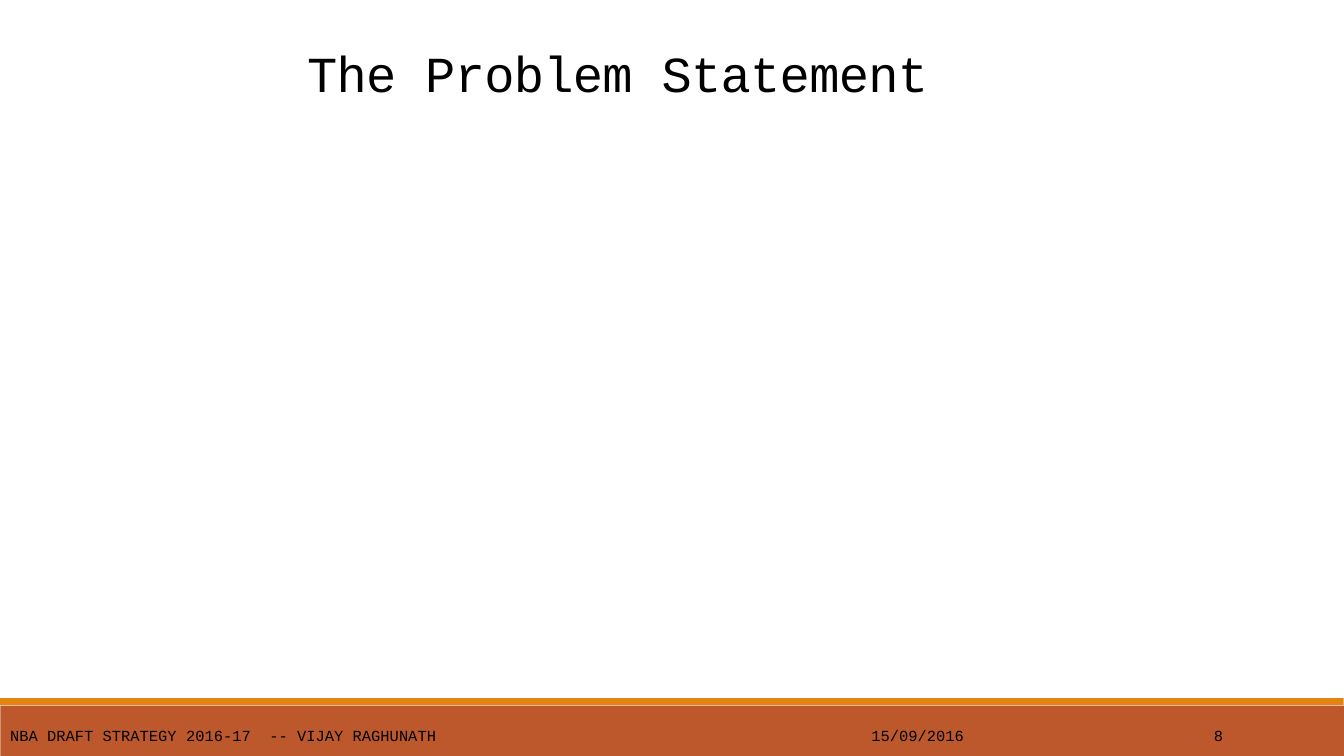
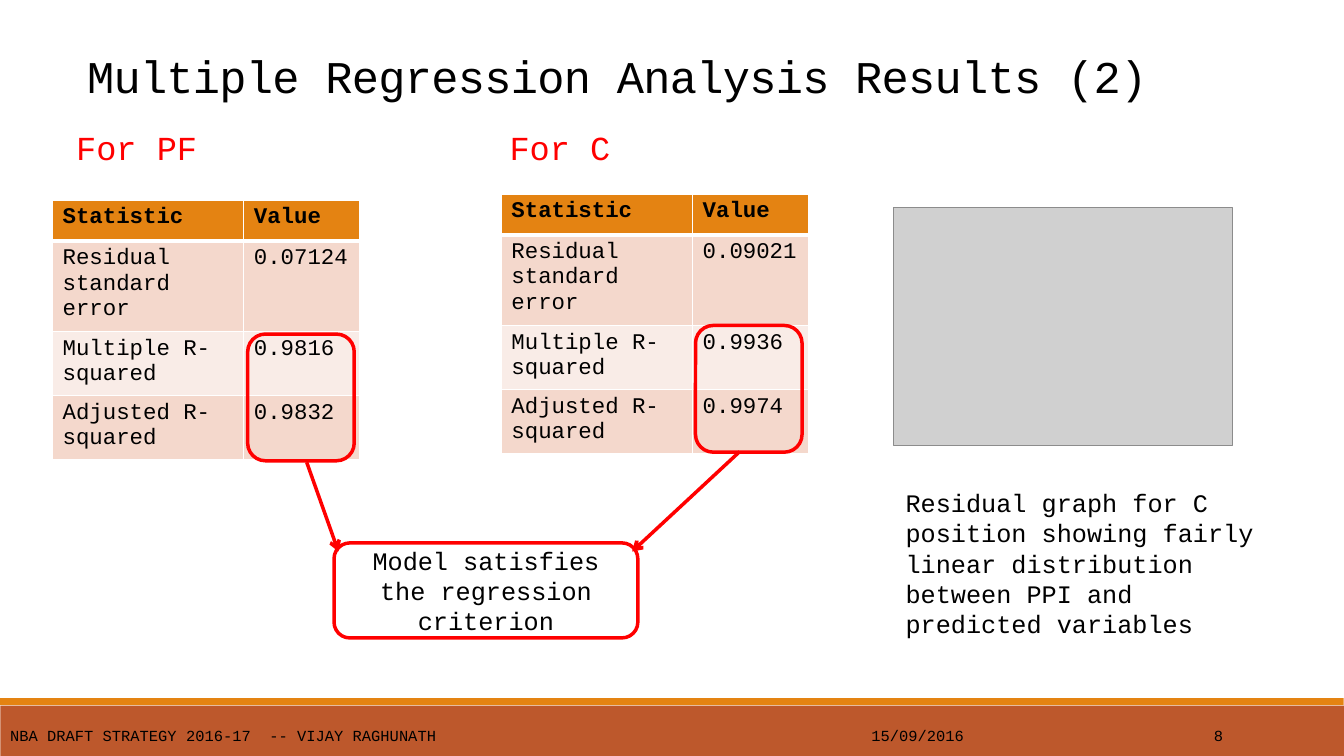
Before and after one commit to vijayr1912/NBA-scouting-draft, a slide deck: slide 9 of NBA-Draft-Scouting.pptx. Drawn at 1344x756 pixels with LibreOffice and Linux fonts; fonts in the diff are those of the drawing; grey boxes stand for pictures. Boxes give left, top, right and bottom in pixels: in the first picture for what was removed or moved away, otherwise in the second. Text is boxed around its words. In the diff, an @@ line names an element or a change of style, - is before the commit and + after.

Commit message:
added model accuracy test

```diff
--- a/NBA-Draft-Scouting.pptx
+++ b/NBA-Draft-Scouting.pptx
@@ title at (x1=87, y1=61, x2=1147, y2=103): text changed; size 36 to 32.4 pt @@
-The Problem Statement
+Multiple Regression Analysis Results (2)
@@ text added at (x1=76, y1=137, x2=610, y2=161), 24 pt, text #FF0000 @@
+For PF For C
@@ table added at (x1=52, y1=201, x2=360, y2=460), 4 rows, 2 columns @@
+Statistic | Value
+Residual standard error | 0.07124
+Multiple R-squared | 0.9816
+Adjusted R-squared | 0.9832
@@ table added at (x1=501, y1=195, x2=809, y2=454), 4 rows, 2 columns @@
+Statistic | Value
+Residual standard error | 0.09021
+Multiple R-squared | 0.9936
+Adjusted R-squared | 0.9974
@@ picture added at (x1=893, y1=208, x2=1233, y2=446) @@
@@ rounded rectangle added at (x1=696, y1=326, x2=803, y2=453), outline #FF0000 2.5 pt @@
@@ rounded rectangle added at (x1=248, y1=334, x2=355, y2=461), outline #FF0000 2.5 pt @@
@@ arrow added from (307, 463) to (339, 552), #FF0000 2.5 pt @@
@@ arrow added from (740, 452) to (632, 552), #FF0000 2.5 pt @@
@@ text added at (x1=906, y1=494, x2=1254, y2=639), 18 pt, text #000000 @@
+Residual graph for C position showing fairly linear distribution between PPI and predicted variables
@@ rounded rectangle added at (x1=334, y1=543, x2=637, y2=638), outline #FF0000 2.5 pt, 18 pt, text #000000 @@
+Model satisfies the regression criterion
```
Also in this commit, not shown: 5 other slides changed.
